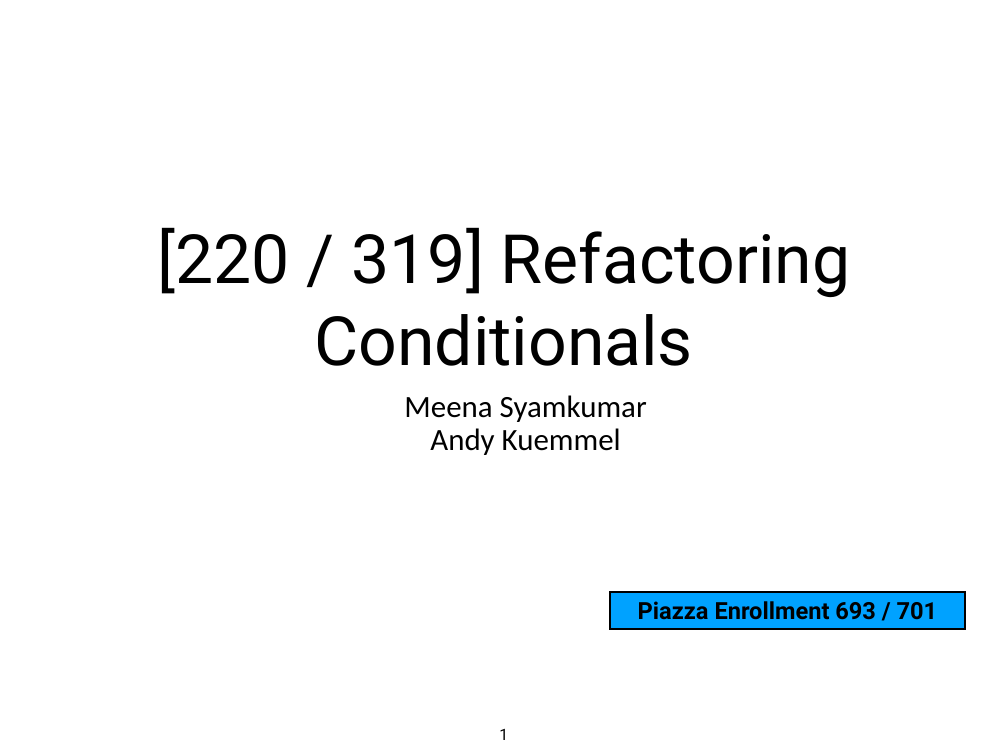
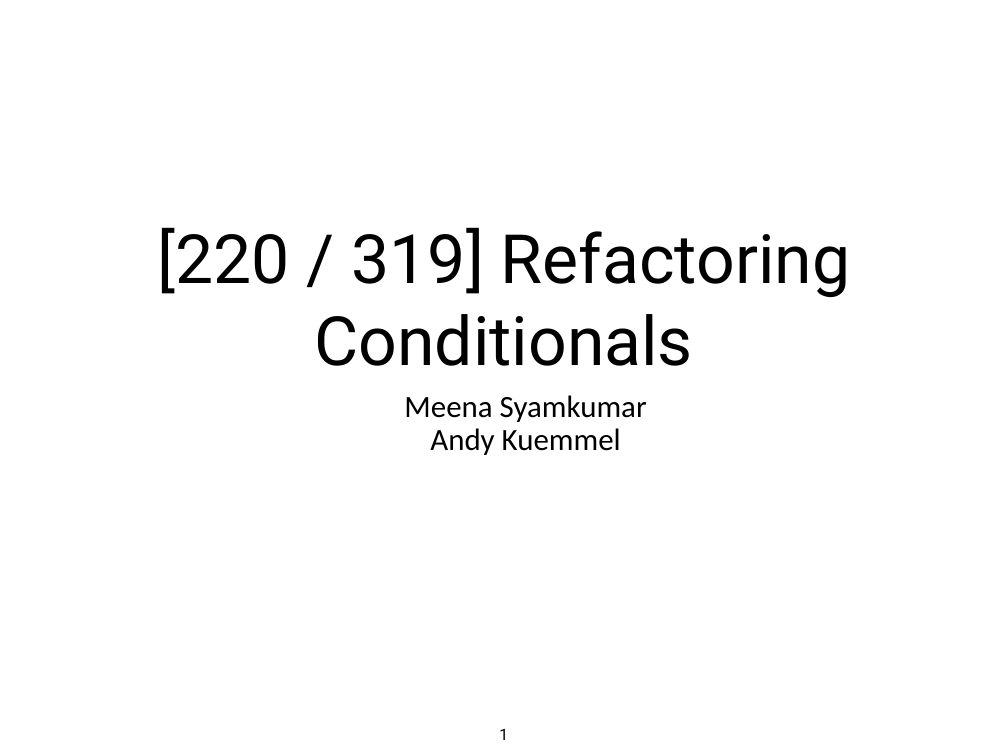
Before and after one commit to tylerharter/caraza-harter-com, a slide deck: slide 1 of tyler/meena/cs220/f21/materials/lec_10_F21.ppt. Drawn at 1008x756 pixels with LibreOffice and Linux fonts; fonts in the diff are those of the drawing. Boxes give left, top, right and bottom in pixels: in the first picture for what was removed or moved away, otherwise in the second. Text is boxed around its words. In the diff, an @@ line names an element or a change of style, - is before the commit and + after.

Commit message:
Updating lec 10 slide deck

```diff
--- a/tyler/meena/cs220/f21/materials/lec_10_F21.ppt
+++ b/tyler/meena/cs220/f21/materials/lec_10_F21.ppt
@@ rectangle removed at [610, 593, 965, 629] @@
-Piazza Enrollment 693 / 701
```
Also in this commit, not shown: 1 other file.
